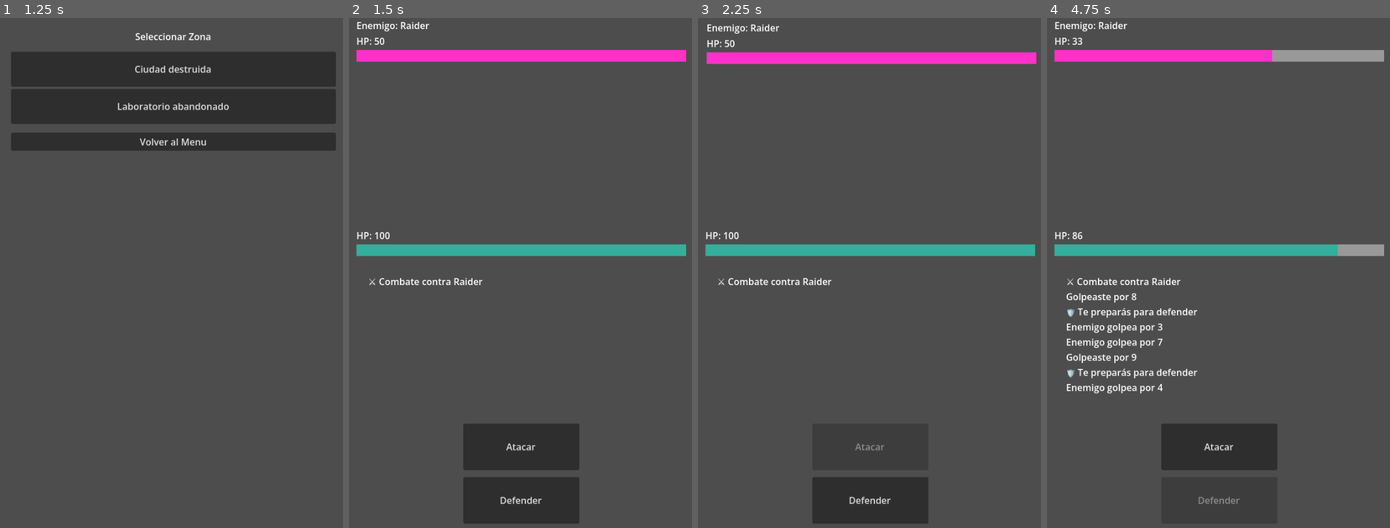
Above: before the commit, frames 1-4 (left to right).
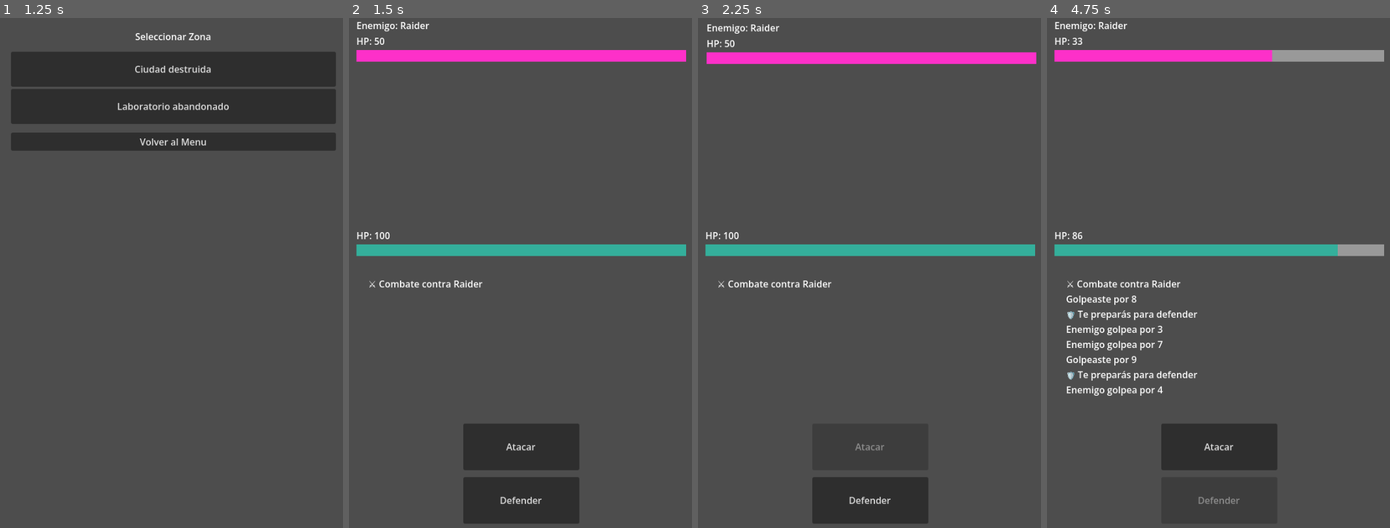
Above: after the commit, the same moments.

Repository: MirandaFrancoCBA/apocalypsheep
Game: Godot game, scene res://scenes/main_menu.tscn
Two runs of this game, one before a commit and one after it. Both use one fixed random seed, a clock stepped at 60 frames per second and the inputs below.
Inputs:
- Up to frame 1 (1.25 s): click "JUGAR" at 0.5 s
- Up to frame 2 (1.5 s): click "Ciudad destruida" at 1.25 s
- Up to frame 3 (2.25 s): click "Atacar" at 2 s
- Up to frame 4 (4.75 s): click "Defender" at 2.75 s; click "Atacar" at 3.5 s; click "Defender" at 4.25 s

Frame 1 is identical in both runs. In frame 2, 0.3% of the frame differs, in the area x 5-39%, y 50-53%; in frame 3, 0.3%; in frame 4, 2.2%, in the area x 5-44%, y 50-75%.

Commit message:
Feat: ui effects

Diff:
--- a/scenes/combat_screen.tscn
+++ b/scenes/combat_screen.tscn
@@ -12,7 +12,7 @@
 [sub_resource type="StyleBoxFlat" id="StyleBoxFlat_032jr"]
 bg_color = Color(0.20565334, 0.68708014, 0.6062001, 1)
 
-[node name="CombatScreen" type="Control" unique_id=844330171 …(179 unchanged characters)… ainer", "button_attack", "button_defend")]
+[node name="CombatScreen" type="Control" unique_id=844330171 …(179 unchanged characters)… ainer", "button_attack", "button_defend", "player_effects_container", "enemy_effects_container")]
 layout_mode = 3
 anchors_preset = 15
 anchor_right = 1.0
@@ -31,6 +31,8 @@
 log_container = NodePath("MarginContainer/VBoxContainer/CombatLogContainer")
 button_attack = NodePath("MarginContainer/VBoxContainer/ButtonAttack")
 button_defend = NodePath("MarginContainer/VBoxContainer/ButtonDefend")
+player_effects_container = NodePath("MarginContainer/VBoxContainer/PlayerContainer/PlayerEffects")
+enemy_effects_container = NodePath("MarginContainer/VBoxContainer/EnemyContainer/EnemyEffects")
 
 [node name="MarginContainer" type="MarginContainer" parent="." unique_id=1555668808]
 layout_mode = 1
@@ -69,6 +71,9 @@
 step = 1.0
 show_percentage = false
 
+[node name="EnemyEffects" type="HBoxContainer" parent="MarginContainer/VBoxContainer/EnemyContainer" unique_id=421896757]
+layout_mode = 2
+
 [node name="CenterSpace" type="Control" parent="MarginContainer/VBoxContainer" unique_id=524512282]
 layout_mode = 2
 size_flags_vertical = 2
@@ -87,6 +92,9 @@
 theme_override_styles/fill = SubResource("StyleBoxFlat_032jr")
 step = 1.0
 show_percentage = false
+
+[node name="PlayerEffects" type="HBoxContainer" parent="MarginContainer/VBoxContainer/PlayerContainer" unique_id=1244911006]
+layout_mode = 2
 
 [node name="CombatLogContainer" type="ScrollContainer" parent="MarginContainer/VBoxContainer" unique_id=1739706393]
 clip_contents = false
--- a/scripts/ui/combat_screen.gd
+++ b/scripts/ui/combat_screen.gd
@@ -17,6 +17,9 @@
 
 @export var button_attack: Button
 @export var button_defend: Button
+
+@export var player_effects_container: HBoxContainer
+@export var enemy_effects_container: HBoxContainer
 
 # ─────────────────────────────────────────
 # CONFIG
@@ -89,6 +92,7 @@
 
 	player_hp_bar.value = player.hp
 	enemy_hp_bar.value = enemy.hp
+	_update_effects_ui()
 
 # ─────────────────────────────────────────
 # BOTÓN
@@ -217,6 +221,39 @@
 
 	button_attack.disabled = true
 
+func _update_effects_ui() -> void:
+	_draw_effects(player.effects, player_effects_container)
+	_draw_effects(enemy.effects, enemy_effects_container)
+
+func _draw_effects(effects: Array, container: HBoxContainer) -> void:
+	# limpiar
+	for child in container.get_children():
+		child.queue_free()
+
+	for effect in effects:
+		var label = Label.new()
+
+		var icon = _effect_icon(effect["type"])
+		var duration = effect["duration"]
+
+		# stun no necesita número
+		if effect["type"] == "stun":
+			label.text = icon
+		else:
+			label.text = icon + " x" + str(duration)
+
+		label.add_theme_font_size_override("font_size", 16)
+
+		container.add_child(label)
+
+func _effect_icon(type: String) -> String:
+	match type:
+		"bleed": return "🩸"
+		"poison": return "☠️"
+		"burn": return "🔥"
+		"stun": return "💫"
+		_: return "❓"
+
 # ─────────────────────────────────────────
 # INPUT FINAL (NO MÁS AUTO EXIT)
 # ─────────────────────────────────────────
